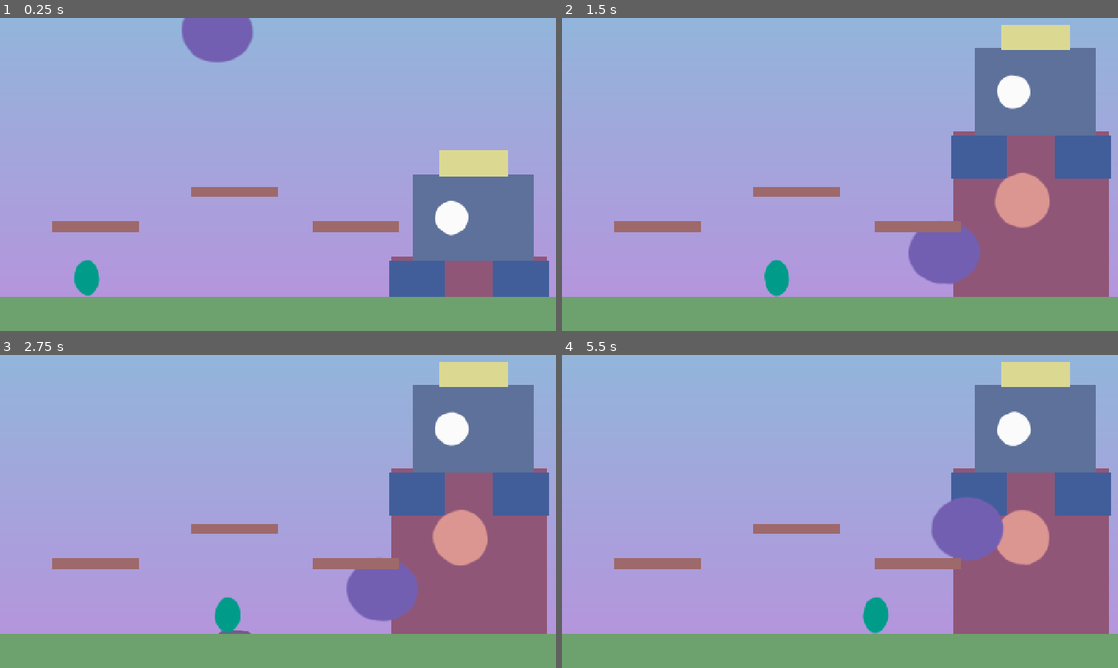
Above: before the commit, frames 1-4 (two rows, left to right).
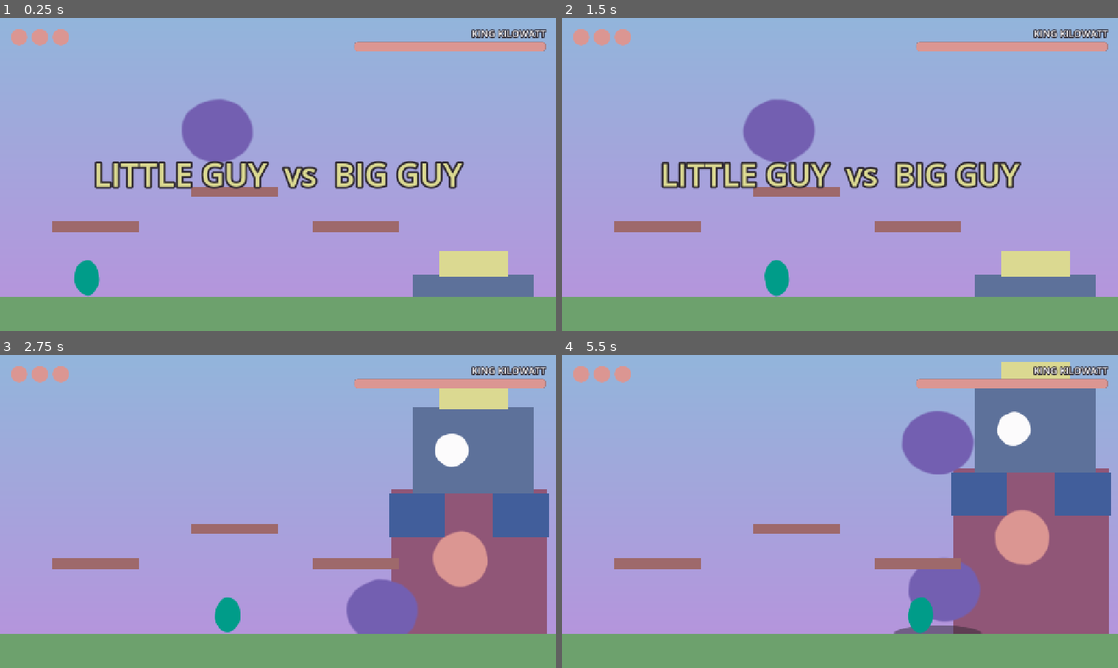
Above: after the commit, the same moments.

Repository: arnavaggarwal-dev/gamejamgamejam
Game: Godot game, scene res://scenes/game.tscn
The game is run twice, just before and just after one commit, with the same random seed, the same clock (stepped at 60 frames per second) and the same inputs.
Inputs:
- Up to frame 1 (0.25 s): no input
- Up to frame 2 (1.5 s): hold D (move_right) from 0.53 s (still down); tap J (grab) at 0.6 s; tap Space (jump) at 0.77 s; tap W (aim_up) at 1.35 s
- Up to frame 3 (2.75 s): tap Space (jump) at 1.52 s; tap J (grab) at 1.55, 2.1 s; release D (move_right) at 2.03 s; hold A (move_left) from 2.03 s (still down)
- Up to frame 4 (5.5 s): release A (move_left) at 2.78 s; hold D (move_right) 2.78-4.28 s; tap J (grab) at 2.85, 3.8, 4.35, 5.1 s; tap Space (jump) at 3.02, 3.77, 4.52 s; hold W (aim_up) 3.53-4.28 s; hold A (move_left) 4.28-5.03 s; hold D (move_right) from 5.03 s (still down)

The runs differ from the first frame. In frame 1, 19% of the frame differs, in the area x 2-99%, y 0-90%; in frame 2, 29%, in the area x 2-99%, y 2-90%; in frame 3, 11%; in frame 4, 8.7%.

Commit message:
feat: HUD with hearts, boss bar, banners and retry

Diff:
--- a/scenes/game.gd
+++ b/scenes/game.gd
@@ -3,12 +3,21 @@
 
 @onready var player: Player = $Player
 @onready var boss: Boss = $Boss
+@onready var hud: HUD = $HUD
 @onready var projectiles: Node2D = $Projectiles
 @onready var respawn: Marker2D = $RespawnPoint
 
 
 func _ready() -> void:
+	player.hp_changed.connect(hud.set_hearts)
 	player.died.connect(_on_player_died)
+	boss.health_changed.connect(hud.set_boss_health)
+	boss.phase_changed.connect(_on_boss_phase_changed)
+	boss.defeated.connect(_on_boss_defeated)
+	hud.retry_pressed.connect(get_tree().reload_current_scene)
+	hud.set_hearts(player.hp)
+	hud.set_boss_health(boss.hits_left(), boss.hits_total())
+	await hud.show_banner("LITTLE GUY  vs  BIG GUY", 2.0)
 	boss.start_fight()
 
 
@@ -18,3 +27,13 @@
 		child.queue_free()
 	player.reset(respawn.global_position)
 	boss.restart_phase()
+	hud.show_banner("AGAIN!", 1.0)
+
+
+func _on_boss_phase_changed(phase: int) -> void:
+	hud.show_banner("PHASE %d" % (phase + 1), 1.2)
+
+
+func _on_boss_defeated() -> void:
+	await hud.show_banner("KNOCKOUT!", 2.5)
+	hud.show_end("YOU WIN!")
--- a/scenes/game.tscn
+++ b/scenes/game.tscn
@@ -5,6 +5,7 @@
 [ext_resource type="PackedScene" path="res://scenes/boss/boss.tscn" id="5_boss"]
 [ext_resource type="PackedScene" path="res://scenes/player/player.tscn" id="3_player"]
 [ext_resource type="Material" path="res://assets/shaders/boil_material.tres" id="4_boil"]
+[ext_resource type="PackedScene" path="res://scenes/ui/hud.tscn" id="6_hud"]
 
 [sub_resource type="Gradient" id="Gradient_sky"]
 offsets = PackedFloat32Array(0, 1)
@@ -122,3 +123,5 @@
 [node name="Camera2D" type="Camera2D" parent="."]
 position = Vector2(640, 360)
 script = ExtResource("2_cam")
+
+[node name="HUD" parent="." instance=ExtResource("6_hud")]
--- /dev/null
+++ b/scenes/ui/hud.gd
@@ -0,0 +1,42 @@
+class_name HUD
+extends CanvasLayer
+## Hearts, boss bar, big banners and the end panel. Displays only; owns no game state.
+
+signal retry_pressed
+
+@onready var hearts: Array = $Hearts.get_children()
+@onready var boss_bar: ProgressBar = $BossBar/Bar
+@onready var banner: Label = $Banner
+@onready var end_panel: Control = $EndPanel
+@onready var end_label: Label = $EndPanel/VBox/Label
+@onready var retry: Button = $EndPanel/VBox/Retry
+
+
+func _ready() -> void:
+	retry.pressed.connect(retry_pressed.emit)
+
+
+func set_hearts(hp: int) -> void:
+	for i in hearts.size():
+		hearts[i].visible = i < hp
+
+
+func set_boss_health(hits_left: int, hits_total: int) -> void:
+	boss_bar.max_value = hits_total
+	boss_bar.value = hits_left
+
+
+func show_banner(text: String, seconds: float) -> void:
+	banner.text = text
+	banner.pivot_offset = banner.size / 2.0
+	banner.scale = Vector2(0.2, 0.2)
+	banner.show()
+	create_tween().tween_property(banner, "scale", Vector2.ONE, 0.3).set_trans(Tween.TRANS_BACK).set_ease(Tween.EASE_OUT)
+	await get_tree().create_timer(seconds).timeout
+	banner.hide()
+
+
+func show_end(text: String) -> void:
+	end_label.text = text
+	end_panel.show()
+	retry.grab_focus()
--- /dev/null
+++ b/scenes/ui/hud.tscn
@@ -0,0 +1,137 @@
+[gd_scene format=3]
+
+[ext_resource type="Script" path="res://scenes/ui/hud.gd" id="1_hud"]
+
+[sub_resource type="Gradient" id="Gradient_heart"]
+offsets = PackedFloat32Array(0, 0.94, 1)
+colors = PackedColorArray(0.859, 0.588, 0.573, 1, 0.859, 0.588, 0.573, 1, 0.859, 0.588, 0.573, 0)
+
+[sub_resource type="GradientTexture2D" id="GradientTexture2D_heart"]
+gradient = SubResource("Gradient_heart")
+width = 40
+height = 40
+fill = 1
+fill_from = Vector2(0.5, 0.5)
+fill_to = Vector2(1, 0.5)
+
+[sub_resource type="StyleBoxFlat" id="StyleBoxFlat_bar_bg"]
+bg_color = Color(0.176, 0.153, 0.188, 1)
+corner_radius_top_left = 8
+corner_radius_top_right = 8
+corner_radius_bottom_right = 8
+corner_radius_bottom_left = 8
+
+[sub_resource type="StyleBoxFlat" id="StyleBoxFlat_bar_fill"]
+bg_color = Color(0.859, 0.588, 0.573, 1)
+corner_radius_top_left = 8
+corner_radius_top_right = 8
+corner_radius_bottom_right = 8
+corner_radius_bottom_left = 8
+
+[sub_resource type="StyleBoxFlat" id="StyleBoxFlat_panel"]
+content_margin_left = 48.0
+content_margin_top = 32.0
+content_margin_right = 48.0
+content_margin_bottom = 32.0
+bg_color = Color(0.176, 0.153, 0.188, 0.85)
+corner_radius_top_left = 16
+corner_radius_top_right = 16
+corner_radius_bottom_right = 16
+corner_radius_bottom_left = 16
+
+[node name="HUD" type="CanvasLayer"]
+layer = 10
+script = ExtResource("1_hud")
+
+[node name="Hearts" type="HBoxContainer" parent="."]
+offset_left = 24.0
+offset_top = 24.0
+offset_right = 160.0
+offset_bottom = 64.0
+theme_override_constants/separation = 8
+
+[node name="Heart1" type="TextureRect" parent="Hearts"]
+layout_mode = 2
+texture = SubResource("GradientTexture2D_heart")
+
+[node name="Heart2" type="TextureRect" parent="Hearts"]
+layout_mode = 2
+texture = SubResource("GradientTexture2D_heart")
+
+[node name="Heart3" type="TextureRect" parent="Hearts"]
+layout_mode = 2
+texture = SubResource("GradientTexture2D_heart")
+
+[node name="BossBar" type="VBoxContainer" parent="."]
+anchor_left = 1.0
+anchor_right = 1.0
+offset_left = -464.0
+offset_top = 20.0
+offset_right = -24.0
+offset_bottom = 80.0
+grow_horizontal = 0
+
+[node name="Name" type="Label" parent="BossBar"]
+layout_mode = 2
+theme_override_colors/font_color = Color(0.988, 0.984, 0.988, 1)
+theme_override_colors/font_outline_color = Color(0.176, 0.153, 0.188, 1)
+theme_override_constants/outline_size = 8
+theme_override_font_sizes/font_size = 22
+text = "KING KILOWATT"
+horizontal_alignment = 2
+
+[node name="Bar" type="ProgressBar" parent="BossBar"]
+custom_minimum_size = Vector2(440, 22)
+layout_mode = 2
+theme_override_styles/background = SubResource("StyleBoxFlat_bar_bg")
+theme_override_styles/fill = SubResource("StyleBoxFlat_bar_fill")
+max_value = 9.0
+value = 9.0
+show_percentage = false
+
+[node name="Banner" type="Label" parent="."]
+visible = false
+anchor_top = 0.5
+anchor_right = 1.0
+anchor_bottom = 0.5
+offset_top = -60.0
+offset_bottom = 60.0
+grow_horizontal = 2
+grow_vertical = 2
+theme_override_colors/font_color = Color(0.859, 0.851, 0.569, 1)
+theme_override_colors/font_outline_color = Color(0.176, 0.153, 0.188, 1)
+theme_override_constants/outline_size = 18
+theme_override_font_sizes/font_size = 72
+horizontal_alignment = 1
+vertical_alignment = 1
+
+[node name="EndPanel" type="PanelContainer" parent="."]
+visible = false
+anchor_left = 0.5
+anchor_top = 0.5
+anchor_right = 0.5
+anchor_bottom = 0.5
+offset_left = -200.0
+offset_top = -110.0
+offset_right = 200.0
+offset_bottom = 110.0
+grow_horizontal = 2
+grow_vertical = 2
+theme_override_styles/panel = SubResource("StyleBoxFlat_panel")
+
+[node name="VBox" type="VBoxContainer" parent="EndPanel"]
+layout_mode = 2
+theme_override_constants/separation = 24
+alignment = 1
+
+[node name="Label" type="Label" parent="EndPanel/VBox"]
+layout_mode = 2
+theme_override_colors/font_color = Color(0.988, 0.984, 0.988, 1)
+theme_override_font_sizes/font_size = 48
+text = "YOU WIN!"
+horizontal_alignment = 1
+
+[node name="Retry" type="Button" parent="EndPanel/VBox"]
+layout_mode = 2
+theme_override_font_sizes/font_size = 28
+text = "Play again"
--- a/tests/test_logic.gd
+++ b/tests/test_logic.gd
@@ -29,6 +29,7 @@
 	await _test_player()
 	await _test_arena()
 	await _test_boss()
+	await _test_game_wiring()
 	if _errors.count:
 		printerr("%d engine/script error(s) during tests" % _errors.count)
 	print("%d failure(s)" % failures)
@@ -124,3 +125,20 @@
 	check(boss2.hp == Boss.HITS_PER_PHASE - 1 and bomb.exploded, "a thrown bomb on the core hurts the boss")
 	boss2.queue_free()
 	await process_frame
+
+
+func _test_game_wiring() -> void:
+	var game: Node2D = load("res://scenes/game.tscn").instantiate()
+	root.add_child(game)
+	await process_frame
+	var player: Player = game.get_node("Player")
+	var boss: Boss = game.get_node("Boss")
+	var hud: HUD = game.get_node("HUD")
+	player.take_hit()
+	check(not hud.hearts[2].visible and hud.hearts[1].visible, "losing a heart updates the HUD")
+	boss.state = Boss.State.IDLE
+	boss.take_hit()
+	check(hud.boss_bar.value == boss.hits_total() - 1, "a boss hit updates the boss bar")
+	game.queue_free()
+	await process_frame
+	Engine.time_scale = 1.0
Not shown, added: scenes/ui/hud.gd.uid
